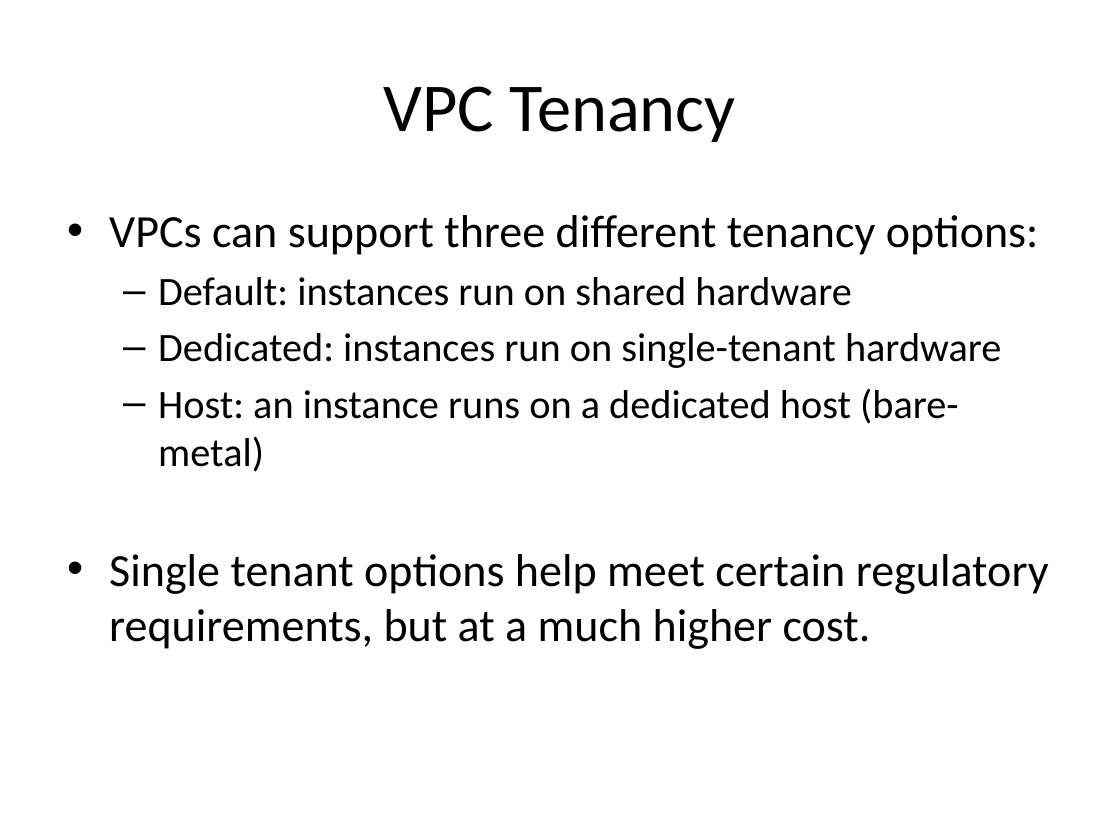
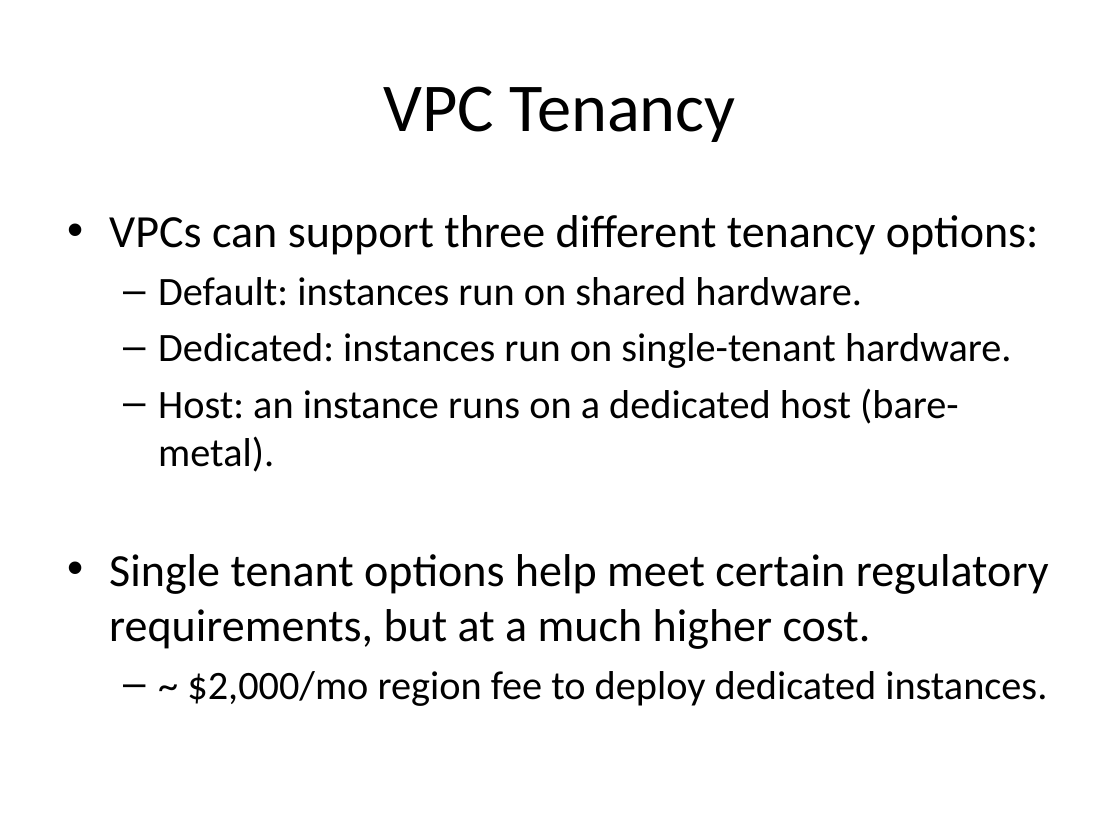
Before and after one commit to jasondbaker/infrastructure-class, a slide deck: slide 23 of lectures/infrastructure-week-5.pptx. Drawn at 1120x840 pixels with LibreOffice and Linux fonts; fonts in the diff are those of the drawing. Boxes give left, top, right and bottom in pixels: in the first picture for what was removed or moved away, otherwise in the second. Text is boxed around its words. In the diff, an @@ line names an element or a change of style, - is before the commit and + after.

```diff
--- a/lectures/infrastructure-week-5.pptx
+++ b/lectures/infrastructure-week-5.pptx
@@ text at (158,277,1012,472): text changed @@
-  – Default: instances run on shared hardware
-  – Dedicated: instances run on single-tenant hardware
-  – Host: an instance runs on a dedicated host (bare-metal)
+  – Default: instances run on shared hardware.
+  – Dedicated: instances run on single-tenant hardware.
+  – Host: an instance runs on a dedicated host (bare-metal).
@@ text at (187,671,1047,706): paragraph added @@
+  – ~ $2,000/mo region fee to deploy dedicated instances.
```
Also in this commit, not shown: 21 other slides changed.
